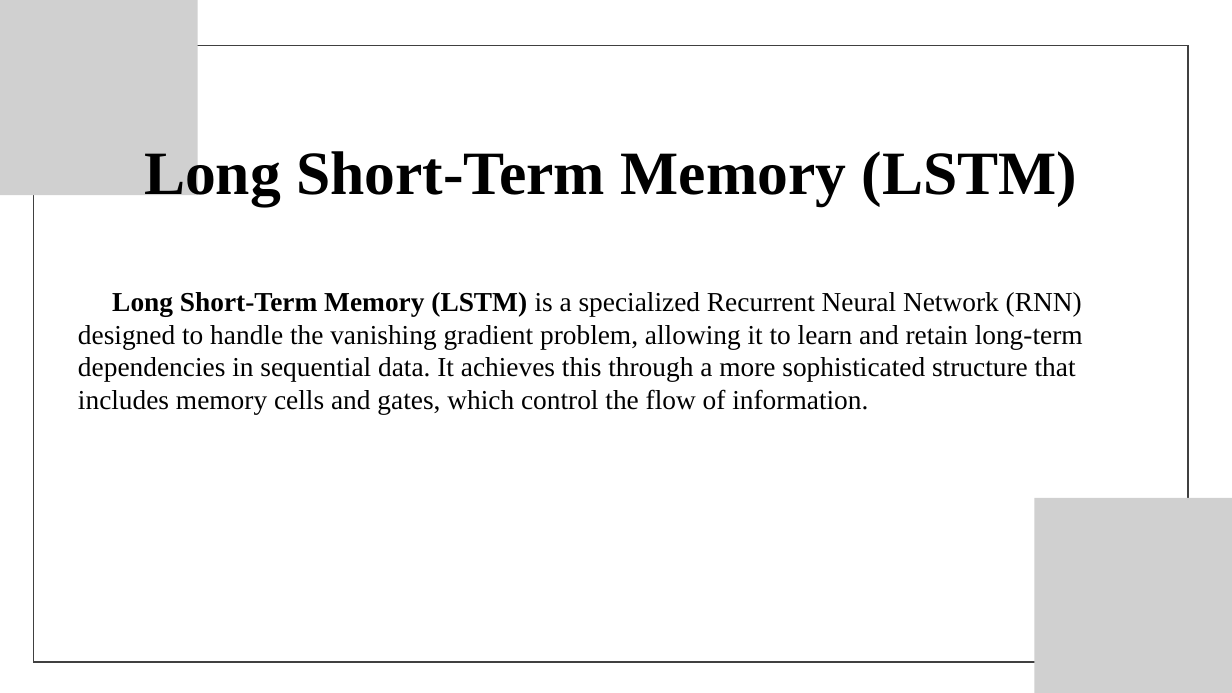
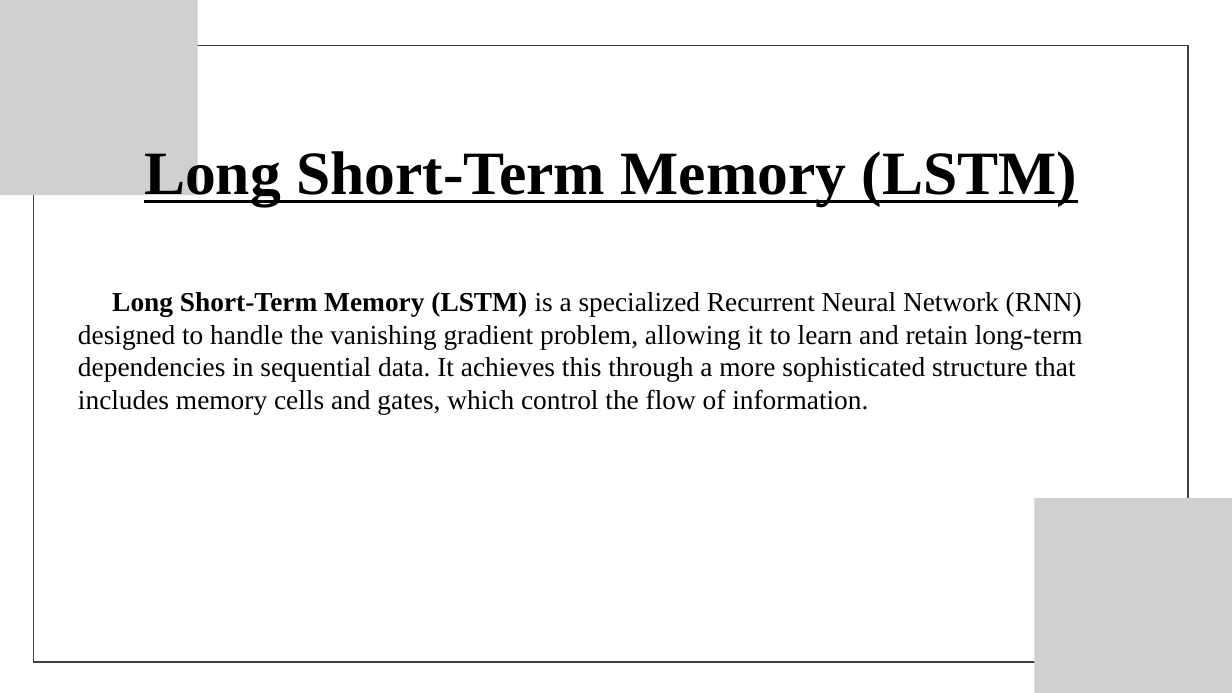
Before and after one commit to krishsai08/cyberbyllying-classification, a slide deck: slide 10 of RNN_LSTM_models/Documentation & ppt/PRESENTATION.pptx (slide 17 before the commit). Drawn at 1232x693 pixels with LibreOffice and Linux fonts; fonts in the diff are those of the drawing; grey boxes stand for pictures. Boxes give left, top, right and bottom in pixels: in the first picture for what was removed or moved away, otherwise in the second. Text is boxed around its words. In the diff, an @@ line names an element or a change of style, - is before the commit and + after.

```diff
--- a/RNN_LSTM_models/Documentation & ppt/PRESENTATION.pptx
+++ b/RNN_LSTM_models/Documentation & ppt/PRESENTATION.pptx
@@ text "Long Short-Term Memory (LSTM)" at [144,146,1077,206]: underline on @@
```
Also in this commit, not shown: 9 other slides changed, 4 slides added, 12 slides removed.
